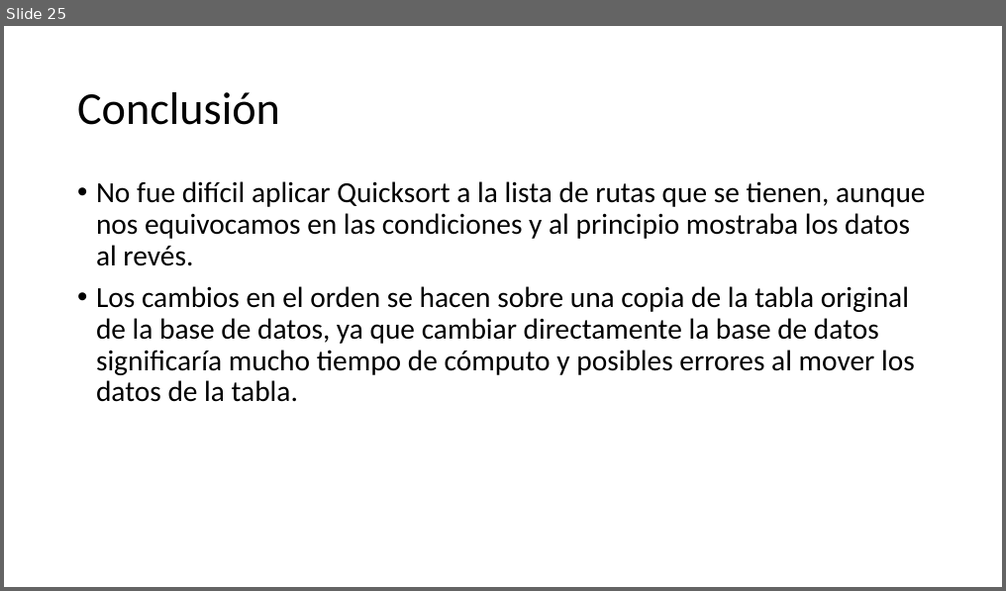
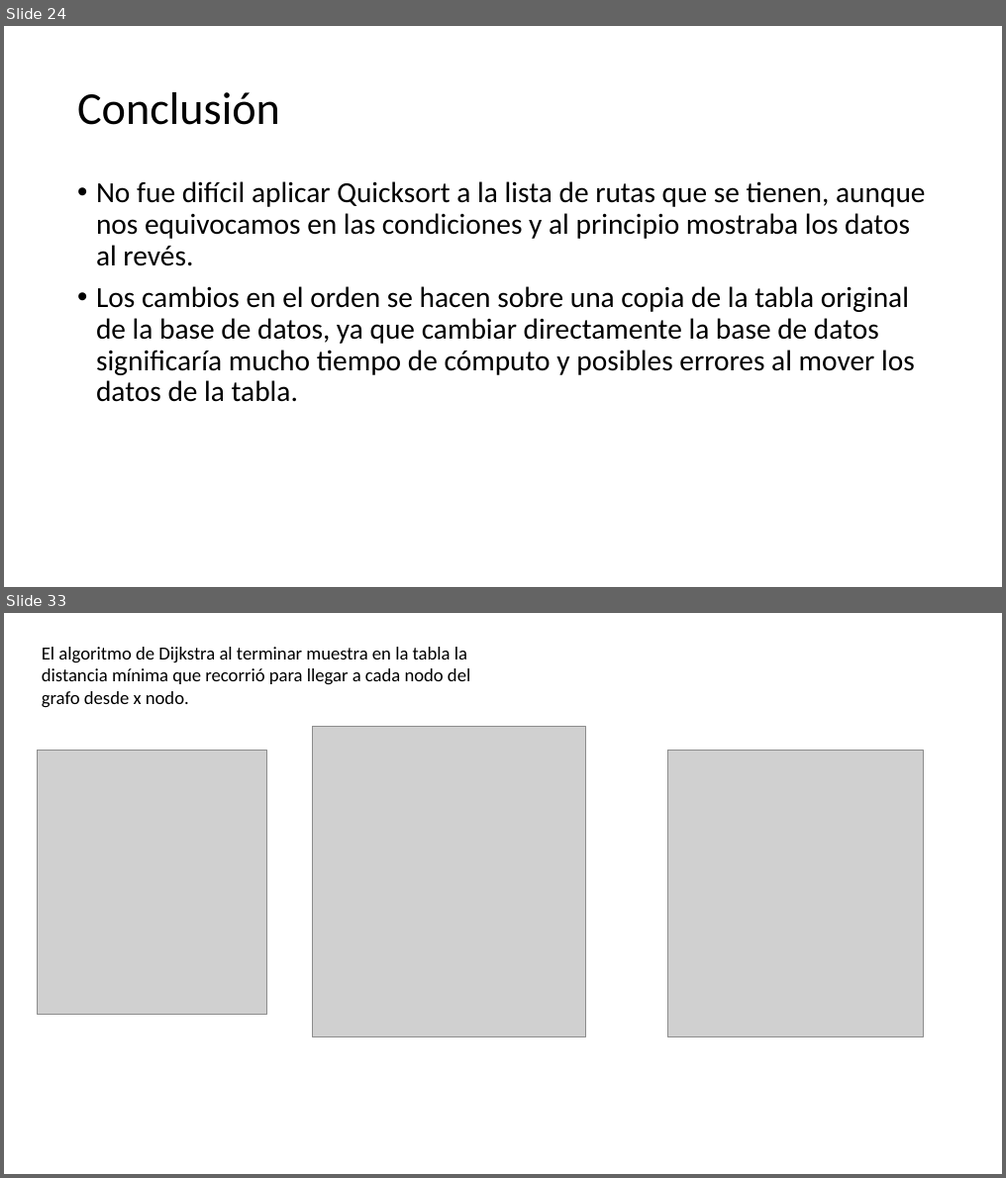
Before and after one commit to purrtgam/MiBicic-Project, a slide deck: Manual de proyecto.pptx. Shown one above the other, each under a label of ours: slide 25 before the commit, slides 24 and 33 after it; the slides between them are not shown. The pictures are 1006x591 and 1006x1178 pixels, drawn with LibreOffice and Linux fonts; fonts in the diff are those of the drawing; grey boxes stand for pictures. Boxes give left, top, right and bottom in pixels: in the first picture for what was removed or moved away, otherwise in the second. Text is boxed around its words. In the diff, an @@ line names an element or a change of style, - is before the commit and + after.

```diff
--- a/Manual de proyecto.pptx
+++ b/Manual de proyecto.pptx
@@ slide 33 added at <box>4,613,1002,1174</box>, background #FFFFFF @@
@@ text added at <box>42,647,470,707</box>, 28 pt, text #000000 @@
+El algoritmo de Dijkstra al terminar muestra en la tabla la distancia mínima que recorrió para llegar a cada nodo del grafo desde x nodo.
@@ picture added at <box>312,727,586,1038</box> @@
@@ picture added at <box>37,750,266,1014</box> @@
@@ picture added at <box>668,750,923,1038</box> @@
@@ what was slide 25 is now slide 24 @@
```
Also in this commit, not shown: 1 slide changed, 8 other slides added, 1 other file.
